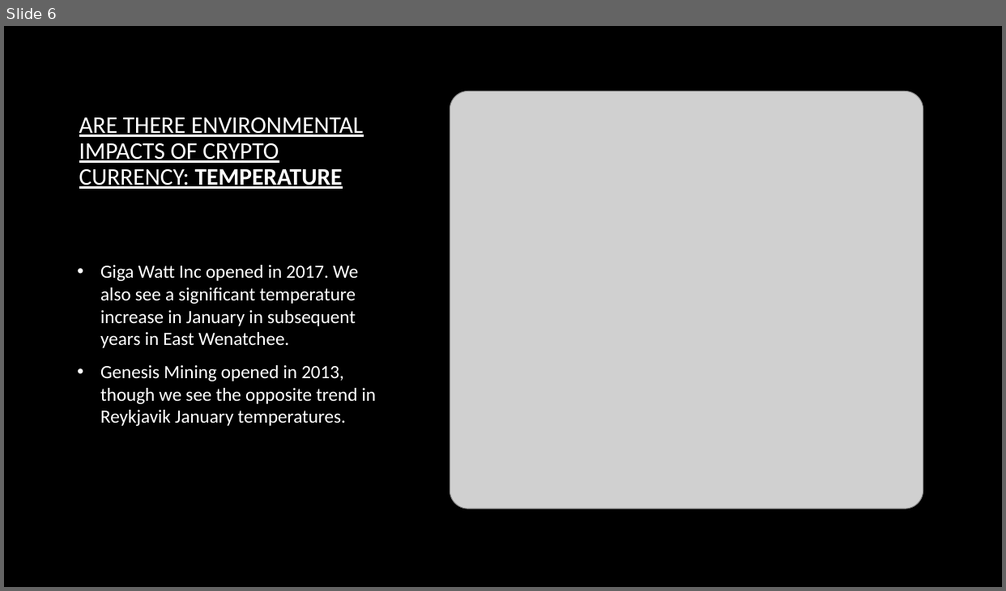
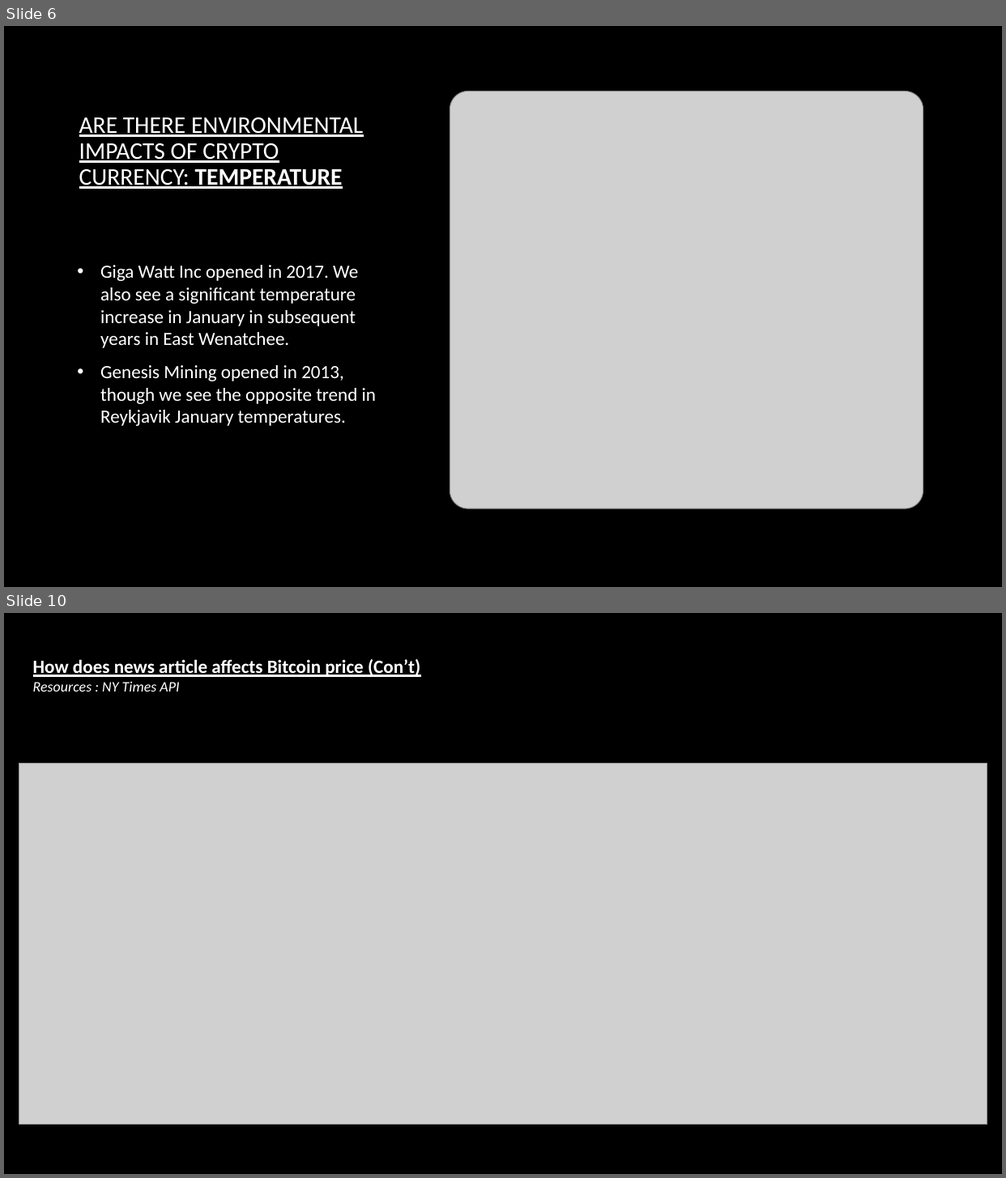
Before and after one commit to CharlotteC21/Cryptocurreny-Trend-Analysis-Group-Project, a slide deck: PPT Crypto Trend Group Project.pptx. Shown one above the other, each under a label of ours: slide 6 before the commit, slides 6 and 10 after it; the slides between them are not shown. The pictures are 1006x591 and 1006x1178 pixels, drawn with LibreOffice and Linux fonts; fonts in the diff are those of the drawing; grey boxes stand for pictures; background and template pictures are left out. Boxes give left, top, right and bottom in pixels: in the first picture for what was removed or moved away, otherwise in the second. Text is boxed around its words. In the diff, an @@ line names an element or a change of style, - is before the commit and + after.

```diff
--- a/PPT Crypto Trend Group Project.pptx
+++ b/PPT Crypto Trend Group Project.pptx
@@ slide 10 added at (x1=4, y1=613, x2=1002, y2=1174), background picture (left out) @@
@@ text added at (x1=33, y1=659, x2=420, y2=692), 18 pt, text #FFFFFF, bold, underline @@
+How does news article affects Bitcoin price (Con’t)
+Resources : NY Times API
@@ picture added at (x1=19, y1=764, x2=987, y2=1124) @@
```
Also in this commit, not shown: 4 slides changed, 2 other slides added, 1 slide removed, 6 other files.
